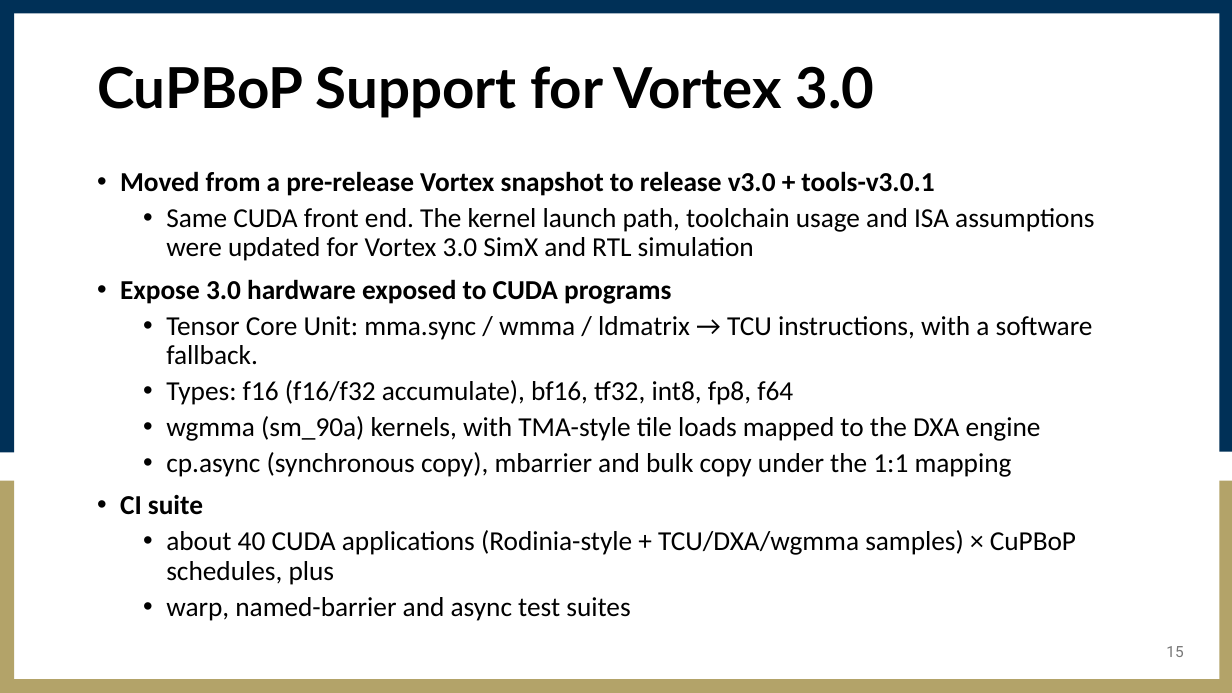
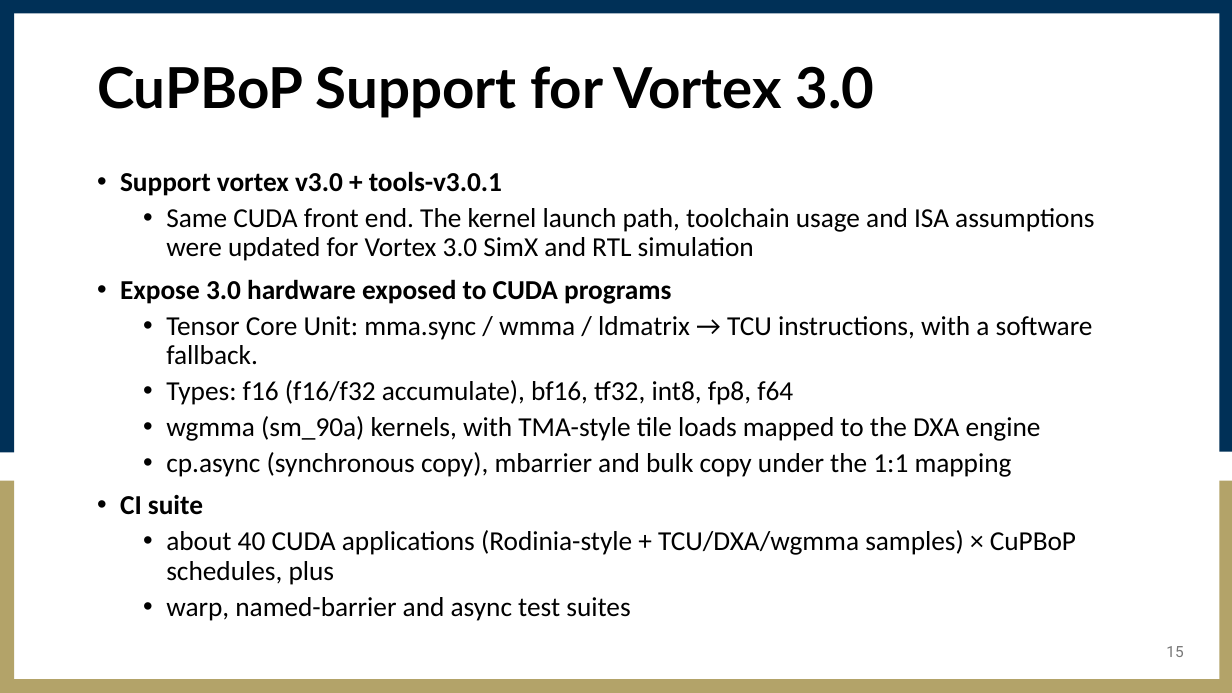
Before and after one commit to vortexgpgpu/vortex_tutorials, a slide deck: slide 15 of Slides_MICRO59/4.volt_compiler_pipeline.pptx. Drawn at 1232x693 pixels with LibreOffice and Linux fonts; fonts in the diff are those of the drawing. Boxes give left, top, right and bottom in pixels: in the first picture for what was removed or moved away, otherwise in the second. Text is boxed around its words. In the diff, an @@ line names an element or a change of style, - is before the commit and + after.

Commit message:
update vortex compiler pipeline slide

```diff
--- a/Slides_MICRO59/4.volt_compiler_pipeline.pptx
+++ b/Slides_MICRO59/4.volt_compiler_pipeline.pptx
@@ text at (120,171,502,196): text changed @@
-• Moved from a pre-release Vortex snapshot to release v3.0 + tools-v3.0.1
+• Support vortex v3.0 + tools-v3.0.1
```
Also in this commit, not shown: 1 other slide changed, 4 slides added.
